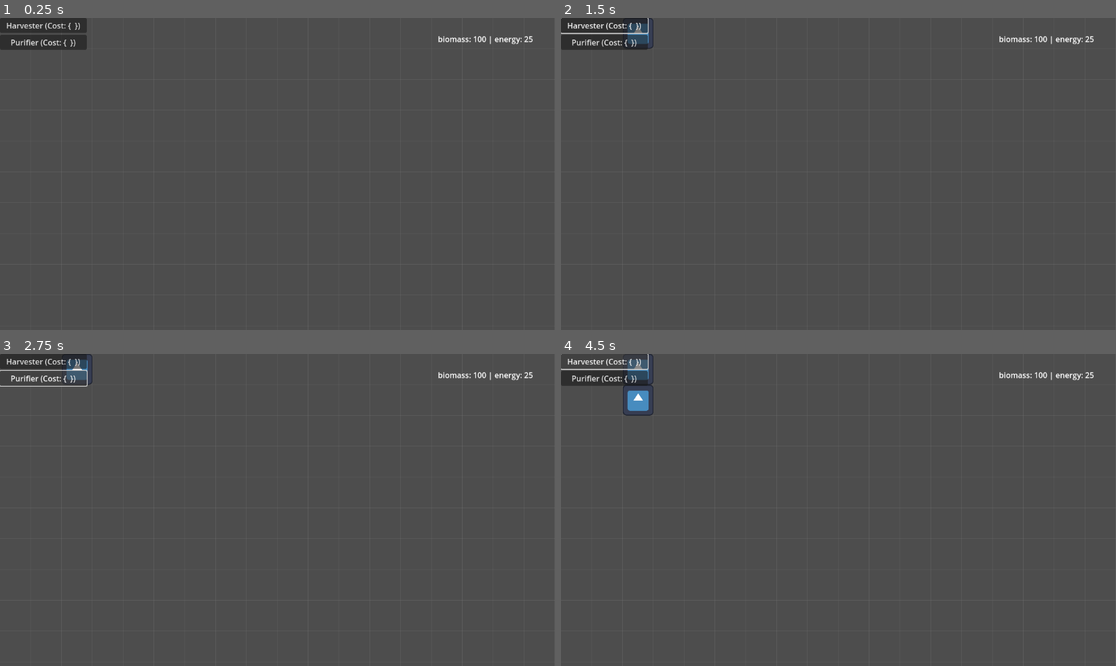
Above: before the commit, frames 1-4 (two rows, left to right).
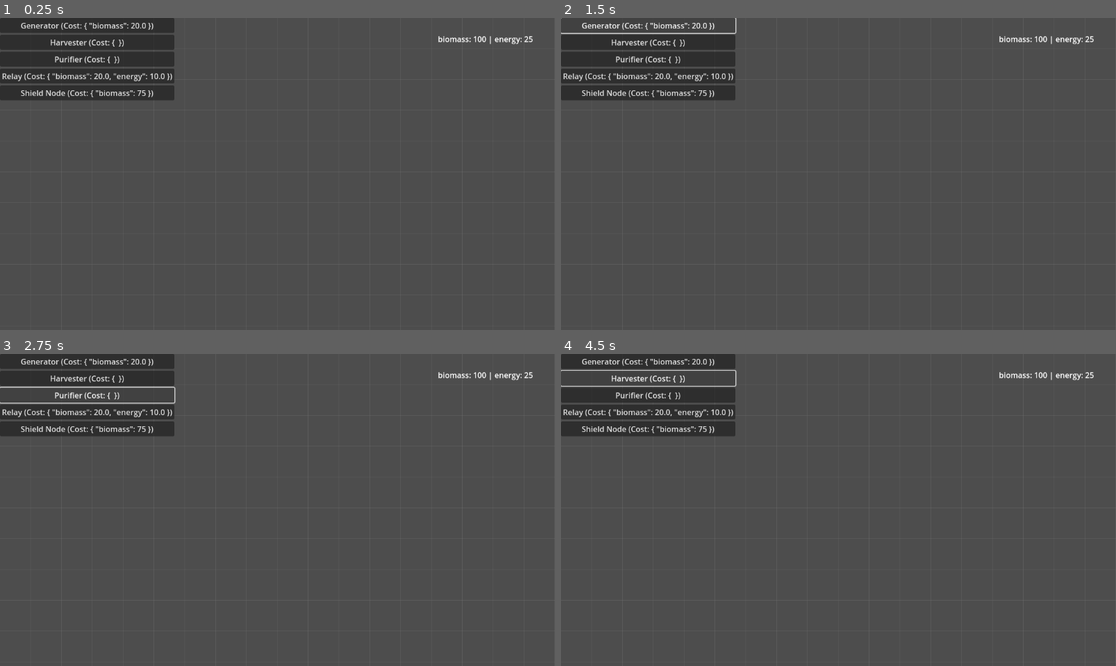
Above: after the commit, the same moments.

Repository: Chthonic-Studio/ld58
Game: Godot game, scene res://Scenes/main.tscn
Two runs of this game, one before a commit and one after it. Both use one fixed random seed, a clock stepped at 60 frames per second and the inputs below. This scene is started directly instead of the project's main scene. The engine's default icon, where the game draws it, is replaced by a stand-in: a white triangle on a blue panel in a dark square.
Inputs (mouse positions are in pixels of both pictures, inside the frame that each line leads up to):
- Up to frame 1 (0.25 s): no input
- Up to frame 2 (1.5 s): click "Harvester (Cost: { })" at 0.5 s; click (649, 24) at 1.25 s, where only the run after the commit has a clickable "Generator (Cost: { 'biomass':…"
- Up to frame 3 (2.75 s): click "Purifier (Cost: { })" at 2 s
- Up to frame 4 (4.5 s): click (649, 413) at 2.75 s, where only the run after the commit has a clickable "Relay (Cost: { 'biomass': 20.…"; click (649, 428) at 3.5 s, where only the run after the commit has a clickable "Shield Node (Cost: { 'biomass…"; click "Harvester (Cost: { })" at 4.25 s

The runs differ from the first frame. In frame 1, 5.9% of the frame differs, in the area x 0-32%, y 0-27%; in frame 2, 5.6%; in frame 3, 5.1%; in frame 4, 5.7%.

Commit message:
Add new tile types and shield synergy logic
Introduces Generator, Relay, and Shield Node tile resources. Updates grid_manager.gd to support shield nodes reducing negative synergy penalties for adjacent tiles by calculating shield strength from neighbors and applying it in synergy rule processing.

Diff:
--- /dev/null
+++ b/Resources/Tiles/generator.tres
@@ -0,0 +1,18 @@
+[gd_resource type="Resource" script_class="Tile_Data" load_steps=3 format=3 uid="uid://bxyvnmkj3hgfe"]
+
+[ext_resource type="Script" uid="uid://b7lrcpl2d8tl4" path="res://Scripts/tile_data.gd" id="1_abcde"]
+[ext_resource type="Texture2D" uid="uid://4xv7ag7w05ot" path="res://icon.svg" id="2_fghij"]
+
+[resource]
+script = ExtResource("1_abcde")
+id = &"generator"
+display_name = "Generator"
+category = &"generator"
+cost = {
+"biomass": 20.0
+}
+base_generation = {
+"energy": 2.0
+}
+texture = ExtResource("2_fghij")
+description = "Generates Energy. Boosted by Harvesters and amplified by Relays."
--- /dev/null
+++ b/Resources/Tiles/relay.tres
@@ -0,0 +1,16 @@
+[gd_resource type="Resource" script_class="Tile_Data" load_steps=3 format=3 uid="uid://bf0pumfotlyc7"]
+
+[ext_resource type="Script" uid="uid://b7lrcpl2d8tl4" path="res://Scripts/tile_data.gd" id="1_abcde"]
+[ext_resource type="Texture2D" uid="uid://4xv7ag7w05ot" path="res://icon.svg" id="2_fghij"]
+
+[resource]
+script = ExtResource("1_abcde")
+id = &"relay"
+display_name = "Relay"
+category = &"relay"
+cost = {
+"biomass": 20.0,
+"energy": 10.0
+}
+texture = ExtResource("2_fghij")
+description = "Amplifies the effects of adjacent tiles. Has no inherent generation."
--- /dev/null
+++ b/Resources/Tiles/shield_node.tres
@@ -0,0 +1,18 @@
+[gd_resource type="Resource" script_class="Tile_Data" load_steps=3 format=3 uid="uid://c6tv8frnrr0xl"]
+
+[ext_resource type="Script" uid="uid://b7lrcpl2d8tl4" path="res://Scripts/tile_data.gd" id="1_iiijl"]
+[ext_resource type="Texture2D" uid="uid://4xv7ag7w05ot" path="res://icon.svg" id="2_eysym"]
+
+[resource]
+script = ExtResource("1_iiijl")
+id = &"shield_node"
+display_name = "Shield Node"
+category = &"shield"
+cost = {
+"biomass": 75
+}
+texture = ExtResource("2_eysym")
+description = "Reduces the effect of negative synergies on adjacent tiles."
+tags = Array[StringName]([&"shield_strength:0.5"])
+is_defensive = true
+metadata/_custom_type_script = "uid://b7lrcpl2d8tl4"
--- a/Scripts/grid_manager.gd
+++ b/Scripts/grid_manager.gd
@@ -68,6 +68,11 @@
 	tile_placed.emit(pos, tile_data)
 
 	_recalculate_generation()
+	# When placing a tile, we must also recalculate neighbors since their synergies might change.
+	for dir in neighbor_dirs:
+		if grid.has(pos + dir):
+			_recalculate_generation()
+			break
 	return true
 
 
@@ -112,6 +117,24 @@
 	if inst.disabled: return {}
 	var td: Tile_Data = inst.tile_data
 	var output: Dictionary = td.base_generation.duplicate()
+
+	# --- CHANGE: Calculate shield strength from neighbors FIRST ---
+	var total_shield_strength: float = 0.0
+	for dir in neighbor_dirs:
+		var neighbor_pos = pos + dir
+		if not grid.has(neighbor_pos): continue
+
+		var neighbor_inst = grid[neighbor_pos]
+		if neighbor_inst.disabled: continue
+
+		var neighbor_td: Tile_Data = neighbor_inst.tile_data
+		for tag in neighbor_td.tags:
+			if tag.begins_with("shield_strength:"):
+				var strength_str = tag.split(":")[1]
+				if strength_str.is_valid_float():
+					total_shield_strength += strength_str.to_float()
+
+	# Apply synergy rules from neighbors
 	for dir in neighbor_dirs:
 		var neighbor_pos := pos + dir
 		if not grid.has(neighbor_pos): continue
@@ -120,10 +143,11 @@
 		var neighbor_td: Tile_Data = neighbor_inst.tile_data
 		if td.synergy_rules.has(neighbor_td.category):
 			var rule: Dictionary = td.synergy_rules[neighbor_td.category]
-			_apply_synergy_rule(output, rule, neighbor_td)
+			# --- CHANGE: Pass the calculated shield strength to the rule application ---
+			_apply_synergy_rule(output, rule, neighbor_td, total_shield_strength)
 	return output
 
-func _apply_synergy_rule(output: Dictionary, rule: Dictionary, neighbor_data: Tile_Data) -> void:
+func _apply_synergy_rule(output: Dictionary, rule: Dictionary, neighbor_data: Tile_Data, shield_strength: float = 0.0) -> void:
 	match rule.get("type", ""):
 		"additive":
 			var res: StringName = rule.get("resource", &"")
@@ -132,6 +156,15 @@
 			var target: StringName = rule.get("target", &"")
 			if target != &"" and output.has(target): output[target] *= rule.get("factor", 1.0)
 		"penalty":
-			for key in output: output[key] *= rule.get("factor", 1.0)
+			# --- CHANGE: Shield Node logic is applied here ---
+			var factor = rule.get("factor", 1.0)
+			# If shields are present, they reduce the penalty's effect.
+			# A shield_strength of 1.0 would completely negate the penalty.
+			if shield_strength > 0.0:
+				var penalty_amount = 1.0 - factor
+				var effective_penalty = penalty_amount * (1.0 - clampf(shield_strength, 0.0, 1.0))
+				factor = 1.0 - effective_penalty
+
+			for key in output: output[key] *= factor
 		_:
 			pass
